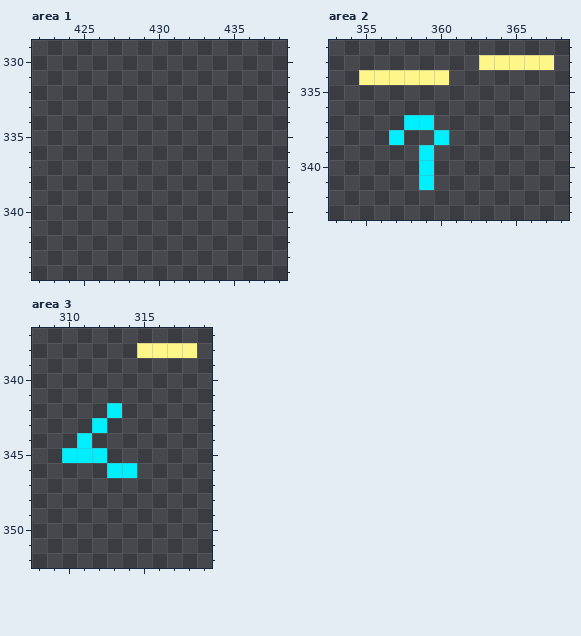
Two states of a pixel-art file, effects/boom.aseprite. The picture above was drawn from the file before the commit.
864x864 pixels, 1 frame. Shown: area 1: x 422..438, y 329..344; area 2: x 353..368, y 332..343; area 3: x 308..319, y 337..352. The commit also changed other parts of the picture, which this record leaves out.
New version:
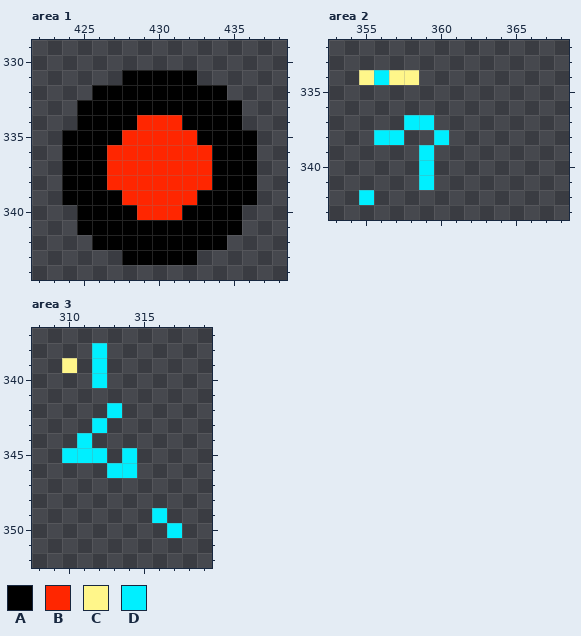
Palette (. is transparent): A #000000  B #ff2600  C #fff68a  D #00efff
From old to new:
Area 1:
y 331: x 428..432 ..... -> AAAAA
y 332: x 426..434 ......... -> AAAAAAAAA
y 333: x 425..435 ........... -> AAAAAAAAAAA
y 334: x 425..435 ........... -> AAAABBBAAAA
y 335: x 424..436 ............. -> AAAABBBBBAAAA
y 336..338: x 424..436 ............. -> AAABBBBBBBAAA
y 339: x 424..436 ............. -> AAAABBBBBAAAA
y 340: x 425..435 ........... -> AAAABBBAAAA
y 341: x 425..435 ........... -> AAAAAAAAAAA
y 342: x 426..434 ......... -> AAAAAAAAA
y 343: x 428..432 ..... -> AAAAA
Area 2:
y 333: x 363..367 CCCCC -> .....
y 334: x 356 C -> D; x 359..360 CC -> ..
y 338: x 356 . -> D
y 342: x 355 . -> D
Area 3:
y 338: x 312 . -> D; x 315..318 CCCC -> ....
y 339: x 310 . -> C; x 312 . -> D
y 340: x 312 . -> D
y 345: x 314 . -> D
y 349: x 316 . -> D
y 350: x 317 . -> D
